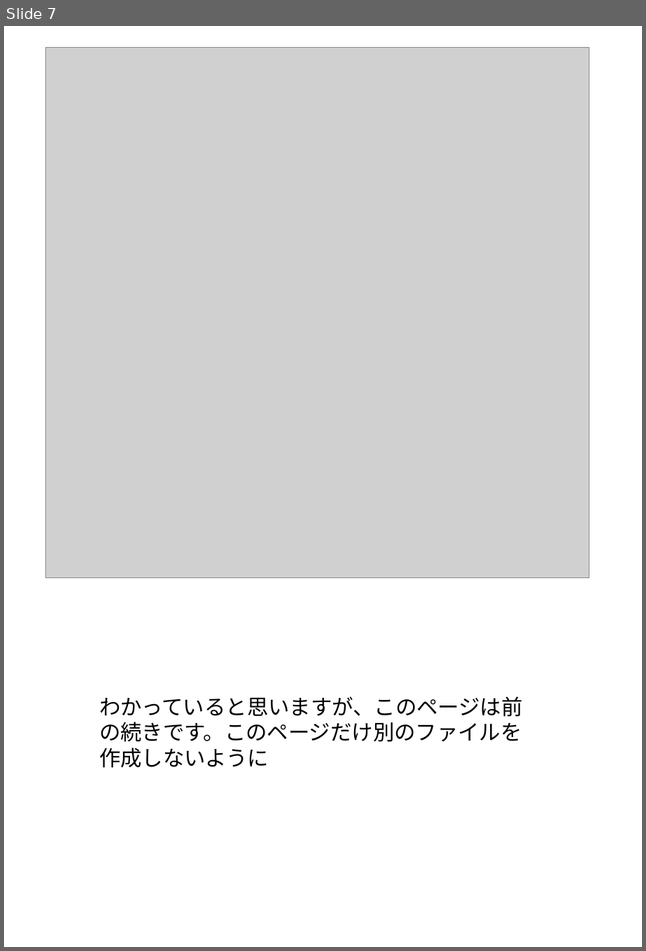
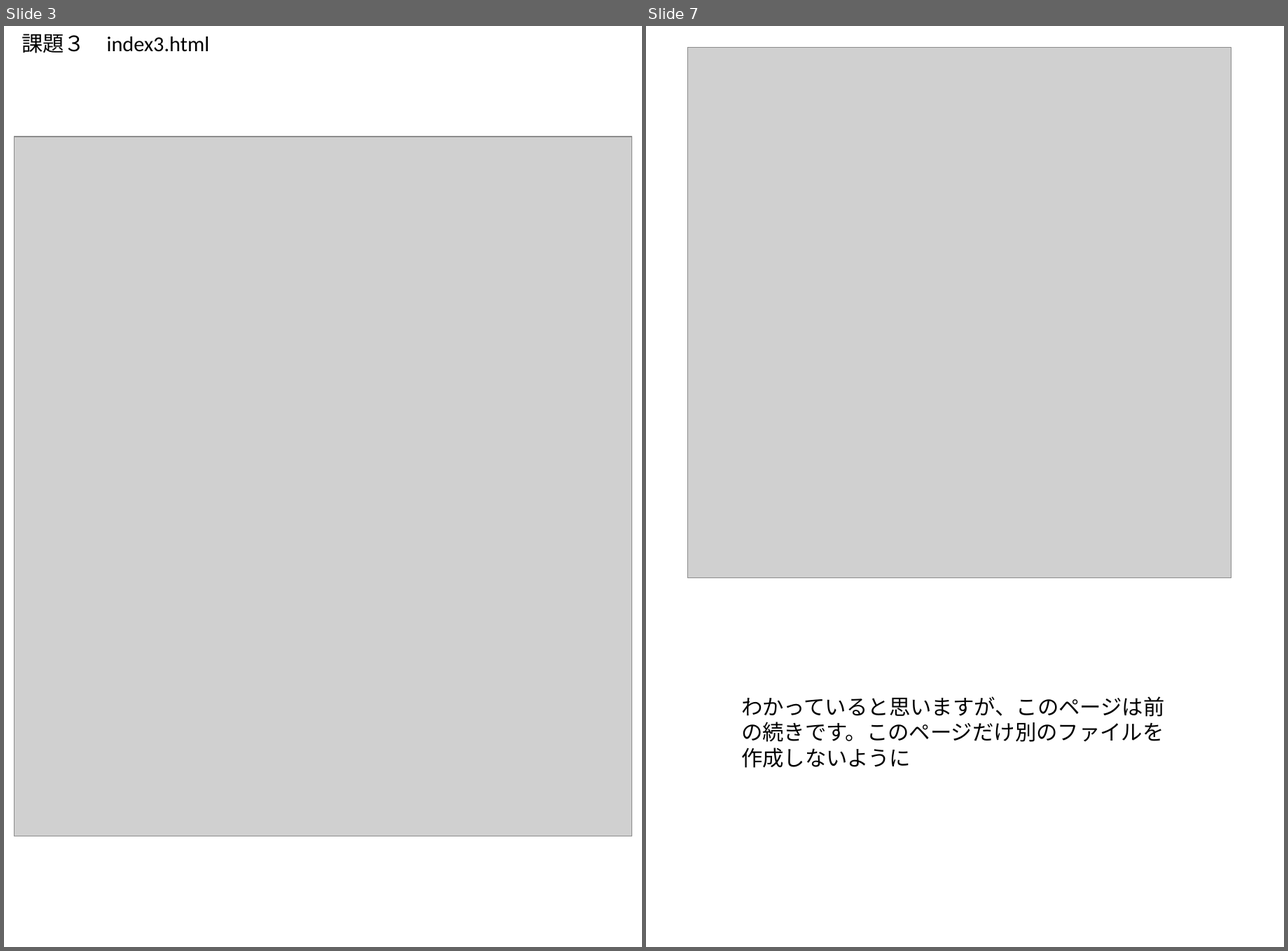
Before and after one commit to miyamoto6645/HOKOU, a slide deck: HTML.CSS/課題.pptx. Shown side by side, each under a label of ours: slide 7 before the commit, slides 3 and 7 after it; the slides between them are not shown. The pictures are 646x951 and 1288x951 pixels, drawn with LibreOffice and Linux fonts; fonts in the diff are those of the drawing; grey boxes stand for pictures. Boxes give left, top, right and bottom in pixels: in the first picture for what was removed or moved away, otherwise in the second. Text is boxed around its words. In the diff, an @@ line names an element or a change of style, - is before the commit and + after.

```diff
--- a/HTML.CSS/課題.pptx
+++ b/HTML.CSS/課題.pptx
@@ slide 3 added at <box>4,26,642,947</box>, background #FFFFFF @@
@@ text added at <box>22,34,210,53</box>, 18 pt, text #000000 @@
+課題３ index3.html
@@ picture added at <box>14,137,631,837</box> @@
```
Also in this commit, not shown: 1 slide changed, 7 other slides added, 8 slides removed, 7 other files.
